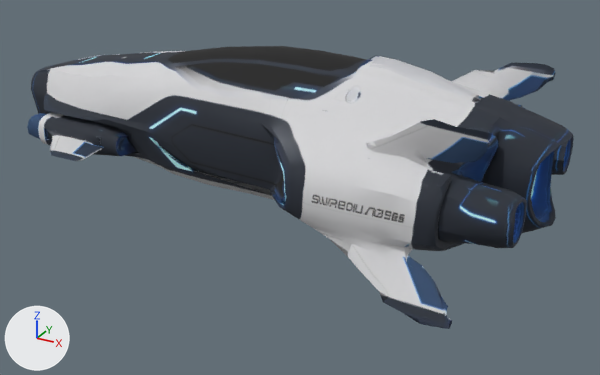
The glTF model public/models/racer_optimized-team2.glb: old version first, new version second.
The view is the same before and after, from a 50 mm lens placed at (1.324, -2.188, 0.899), pointed at (0.131, -0.02, -0.186). The axes (+X, +Y, +Z) are drawn at lower left. The lights are the same throughout. The picture after the commit comes second.
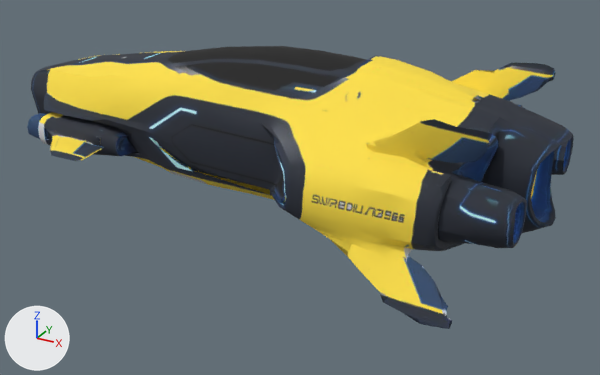
Changed parts and their boxes [x1, y1, x2, y2] in the pictures (600 x 375 px):
```json
{"object": "Mesh_0", "change": "recoloured", "before": [37, 51, 556, 317], "after": [37, 51, 556, 317], "on screen": "white to yellow"}
```

Scene script edits in JSON lines:
```json
{"op": "add", "block": "img_image_0_001", "code": ["img_image_0_001 = load_image('Image_0.001', '_unpacked/Image_0.001', 2048, 2048, 'sRGB')"]}
{"op": "add", "block": "mat_material_0_001", "code": ["mat_material_0_001 = principled_material('Material_0.001')", "mat_material_0_001.texture = img_image_0_001", "mat_material_0_001.roughness = 0.8"]}
{"block": "me_mesh_0", "where": "me_mesh_0.from_pydata(...)  # 3270 vertices, 6240 faces; spans x -0.95..0.95, y -0.47..0.47, z -0.27..0.26"}
{"op": "remove", "block": "me_mesh_0", "code": "me_mesh_0.materials.append(mat_material_0)  # picture img_image_0"}
{"op": "add", "block": "me_mesh_0", "code": "me_mesh_0.materials.append(mat_material_0_001)  # picture img_image_0_001"}
```
